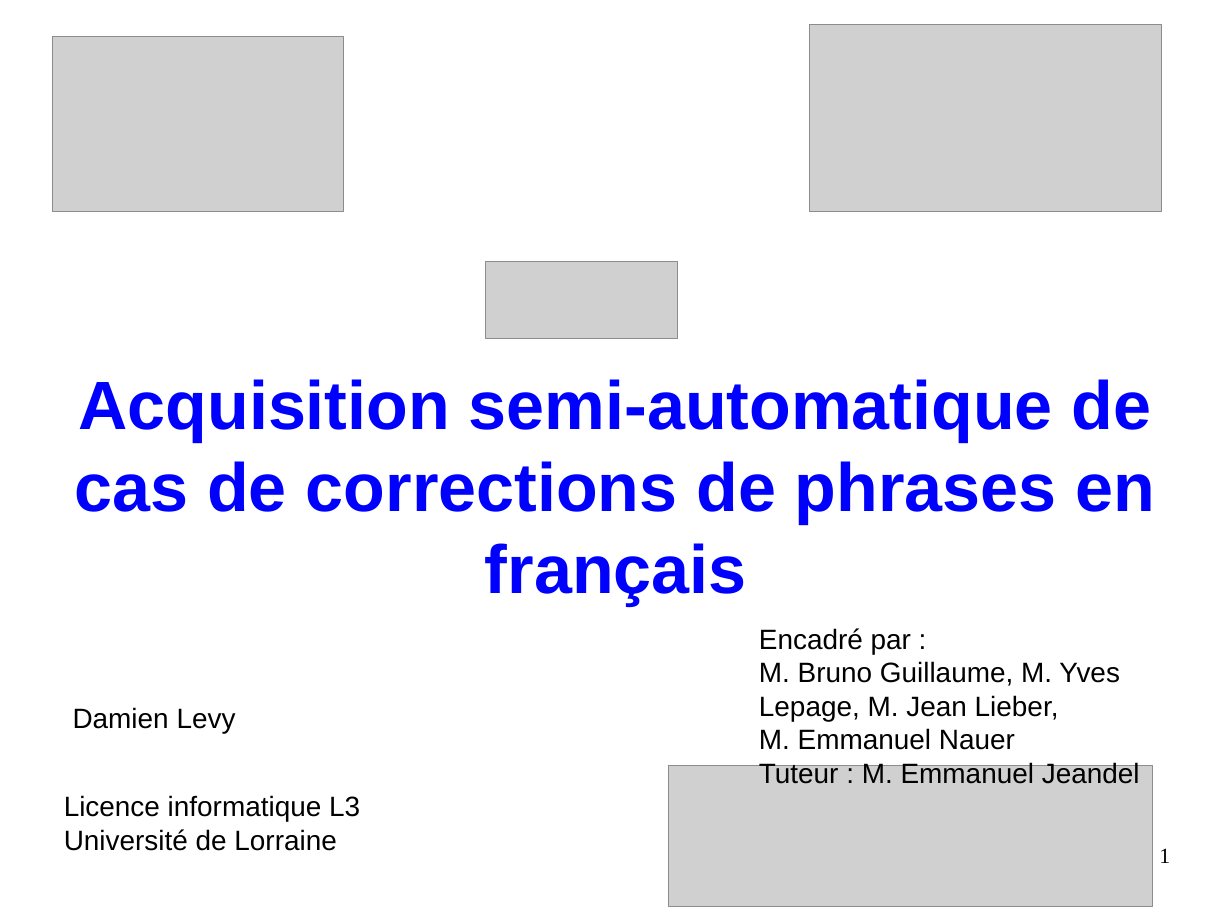
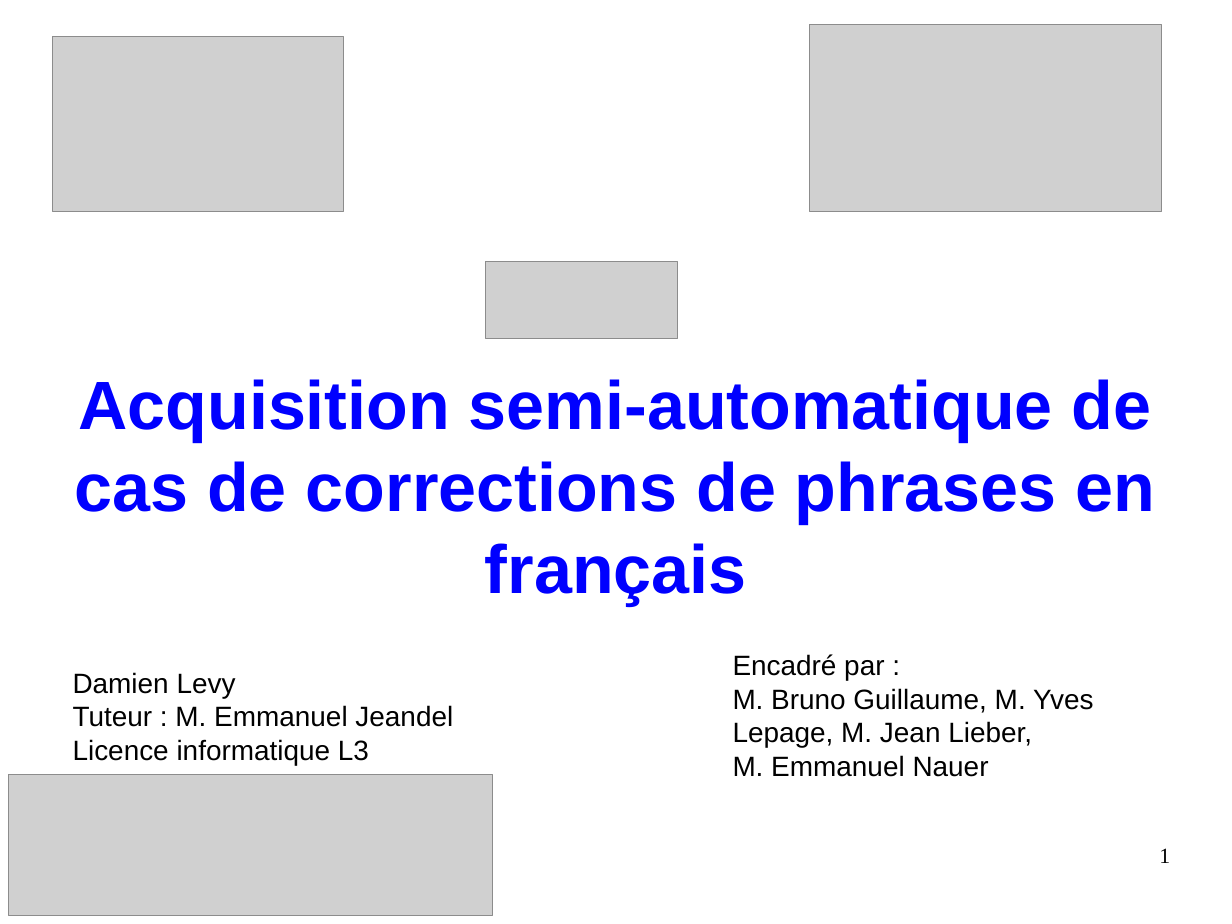
Before and after one commit to Sle3pingForest/StageL3, a slide deck: slide 1 of RapportDamien/presentation.odp. Drawn at 1232x924 pixels with LibreOffice and Linux fonts; fonts in the diff are those of the drawing; grey boxes stand for pictures. Boxes give left, top, right and bottom in pixels: in the first picture for what was removed or moved away, otherwise in the second. Text is boxed around its words. In the diff, an @@ line names an element or a change of style, - is before the commit and + after.

```diff
--- a/RapportDamien/presentation.odp
+++ b/RapportDamien/presentation.odp
@@ text "Encadré par :": place and size @@
-text "Encadré par :" at [759,628,1140,784]
+text "Encadré par :" at [733,654,1094,777]
@@ text "Damien Levy": place and size @@
-text "Damien Levy" at [73,707,236,733]
+text "Damien Levy" at [73,672,453,765]
@@ text at [73,705,453,765]: paragraphs added @@
+Tuteur : M. Emmanuel Jeandel
+Licence informatique L3
@@ picture: place and size @@
-picture at [669,766,1153,907]
+picture at [9,775,493,916]
@@ text at [759,761,1140,784]: paragraph removed @@
-Tuteur : M. Emmanuel Jeandel
@@ text removed at [64,795,360,851] @@
-Licence informatique L3
-Université de Lorraine
```
Also in this commit, not shown: 4 other slides changed, 1 other file.
